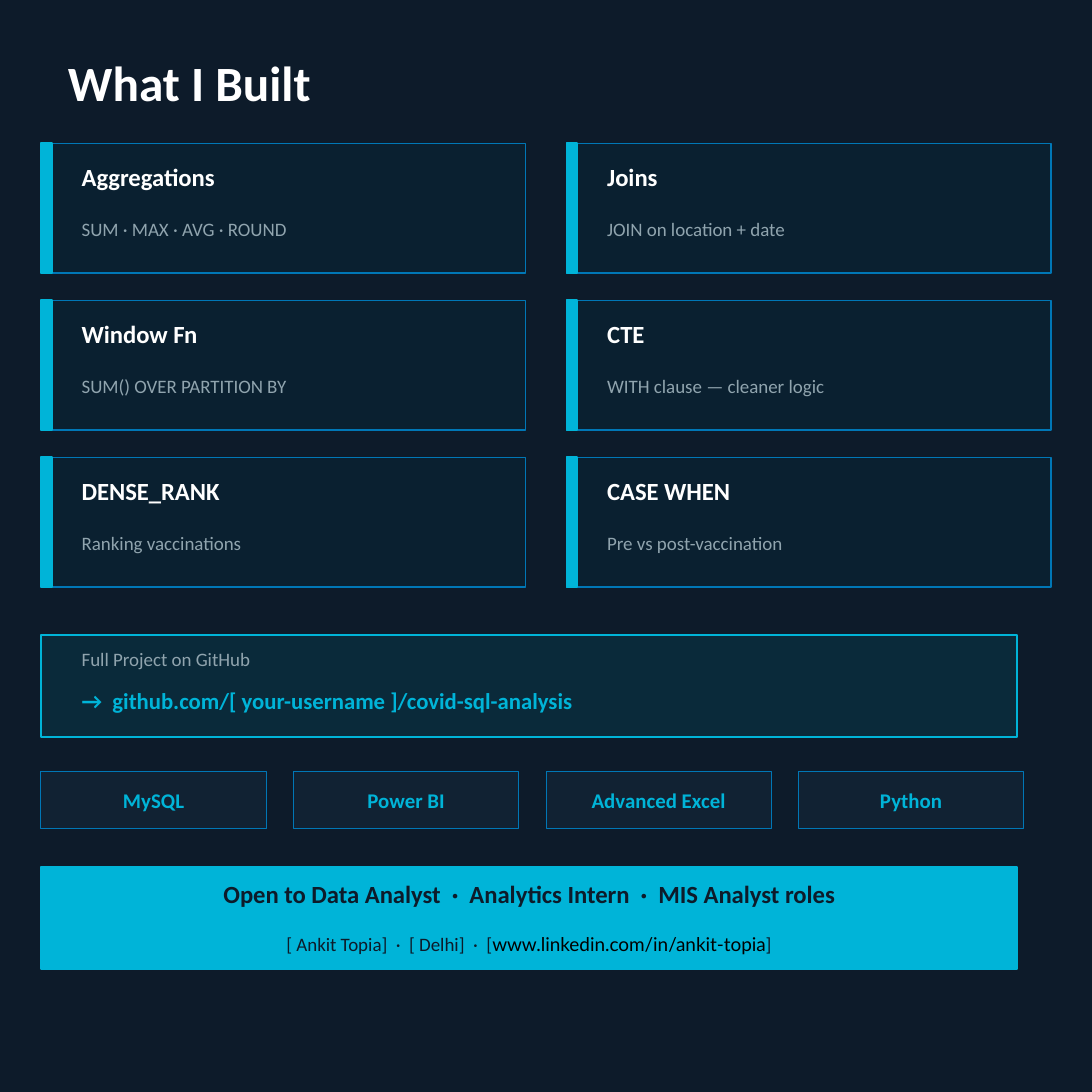
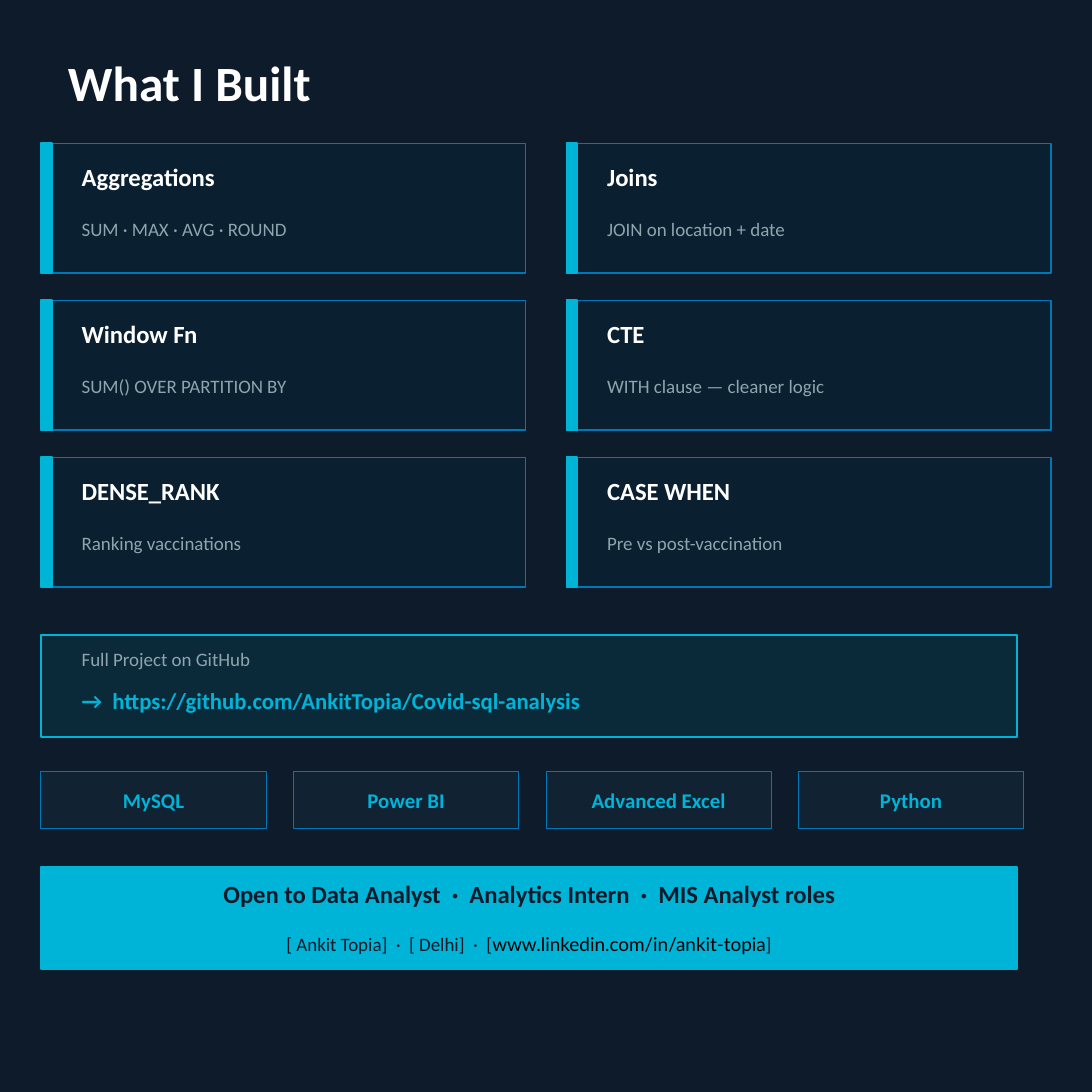
Before and after one commit to AnkitTopia/Covid-sql-analysis, a slide deck: slide 6 of COVID_SQL_PPT.pptx. Drawn at 1092x1092 pixels with LibreOffice and Linux fonts; fonts in the diff are those of the drawing. Boxes give left, top, right and bottom in pixels: in the first picture for what was removed or moved away, otherwise in the second. Text is boxed around its words. In the diff, an @@ line names an element or a change of style, - is before the commit and + after.

```diff
--- a/COVID_SQL_PPT.pptx
+++ b/COVID_SQL_PPT.pptx
@@ text at (x1=112, y1=693, x2=579, y2=713): text changed @@
-→ github.com/[ your-username ]/covid-sql-analysis
+→ https://github.com/AnkitTopia/Covid-sql-analysis
```
